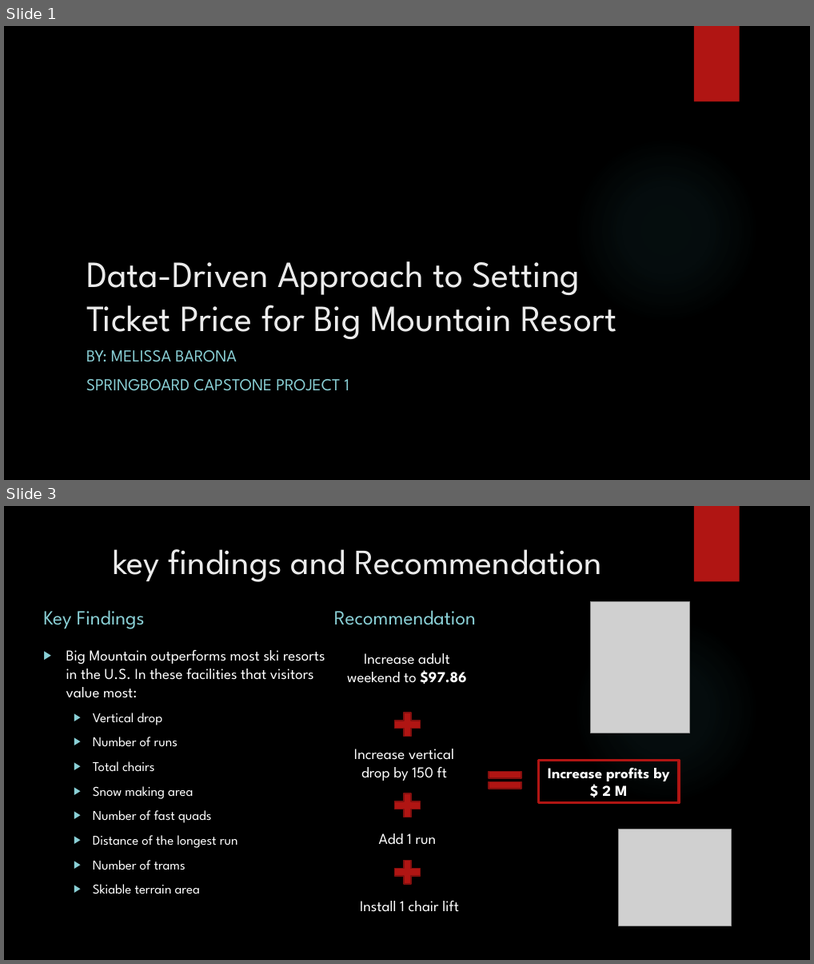
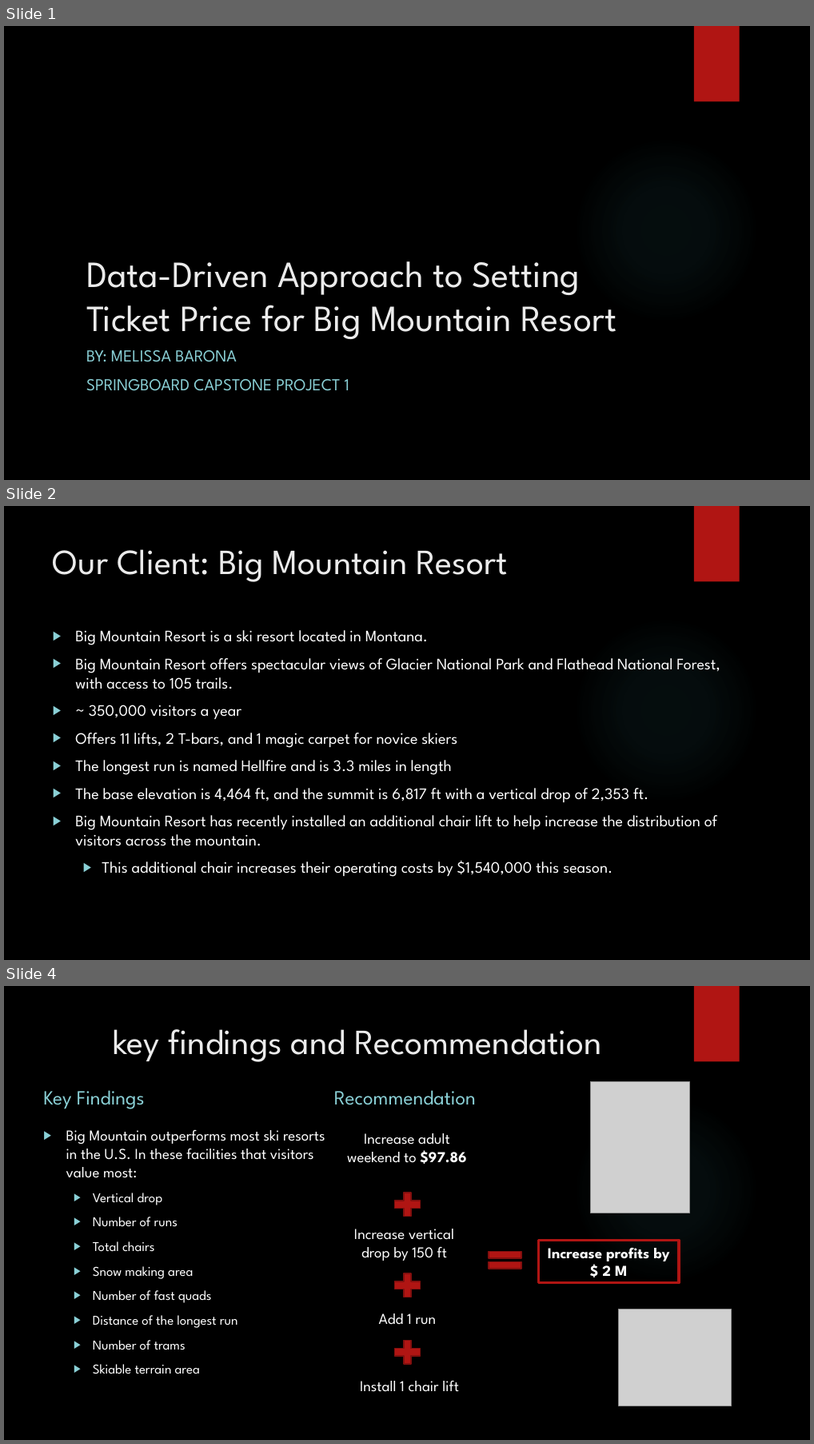
Before and after one commit to mbarona2/DataScienceGuidedCapstone, a slide deck: Barona_Melissa_Guided_Capstone_presentation.pptx. Shown one above the other, each under a label of ours: slides 1 and 3 before the commit, slides 1, 2 and 4 after it; the slides between them are not shown. The pictures are 814x964 and 814x1444 pixels, drawn with LibreOffice and Linux fonts; fonts in the diff are those of the drawing; grey boxes stand for pictures; background and template pictures are left out. Boxes give left, top, right and bottom in pixels: in the first picture for what was removed or moved away, otherwise in the second. Text is boxed around its words. In the diff, an @@ line names an element or a change of style, - is before the commit and + after.

```diff
--- a/Barona_Melissa_Guided_Capstone_presentation.pptx
+++ b/Barona_Melissa_Guided_Capstone_presentation.pptx
@@ slide 2 added at <box>4,506,810,960</box>, background picture (left out); not listed: 2 template elements that a slide beside it also shows @@
@@ title added at <box>53,549,508,582</box>, 42 pt, text #EBEBEB @@
+Our Client: Big Mountain Resort
@@ text added at <box>75,630,720,876</box>, 19 pt, text #FFFFFF @@
+▶ Big Mountain Resort is a ski resort located in Montana.
+▶ Big Mountain Resort offers spectacular views of Glacier National Park and Flathead National Forest, with access to 105 trails.
+▶ ~ 350,000 visitors a year
+▶ Offers 11 lifts, 2 T-bars, and 1 magic carpet for novice skiers
+▶ The longest run is named Hellfire and is 3.3 miles in length
+▶ The base elevation is 4,464 ft, and the summit is 6,817 ft with a vertical drop of 2,353 ft.
+▶ Big Mountain Resort has recently installed an additional chair lift to help increase the distribution of visitors across the mountain.
+  ▶ This additional chair increases their operating costs by $1,540,000 this season.
@@ what was slide 3 is now slide 4 @@
```
Also in this commit, not shown: 2 slides changed.
